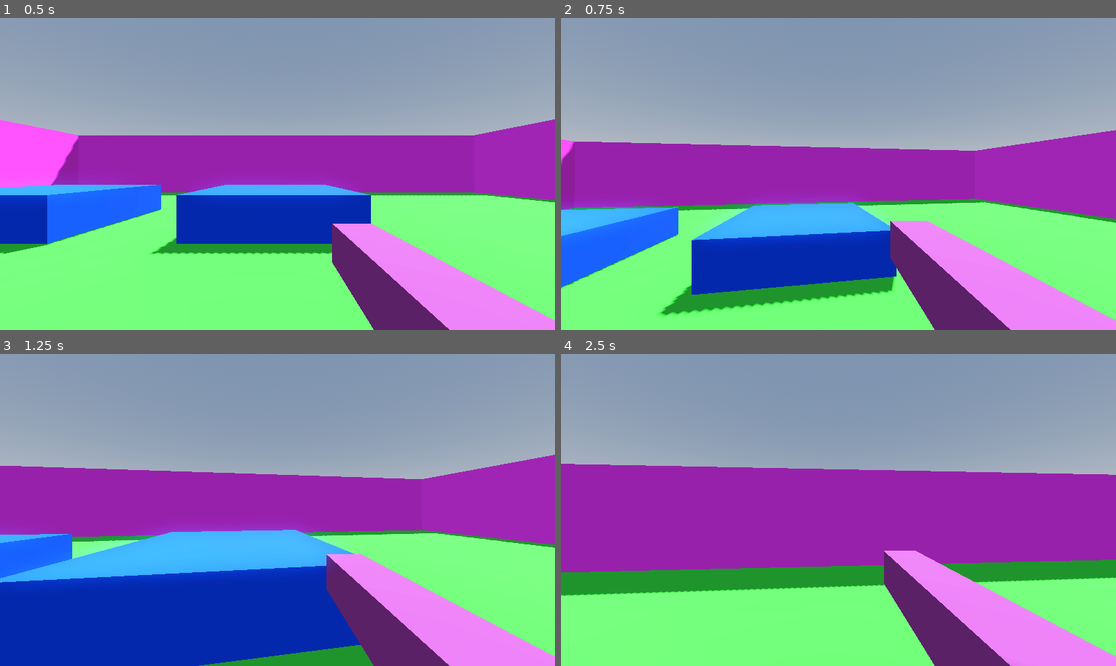
Above: before the commit, frames 1-4 (two rows, left to right).
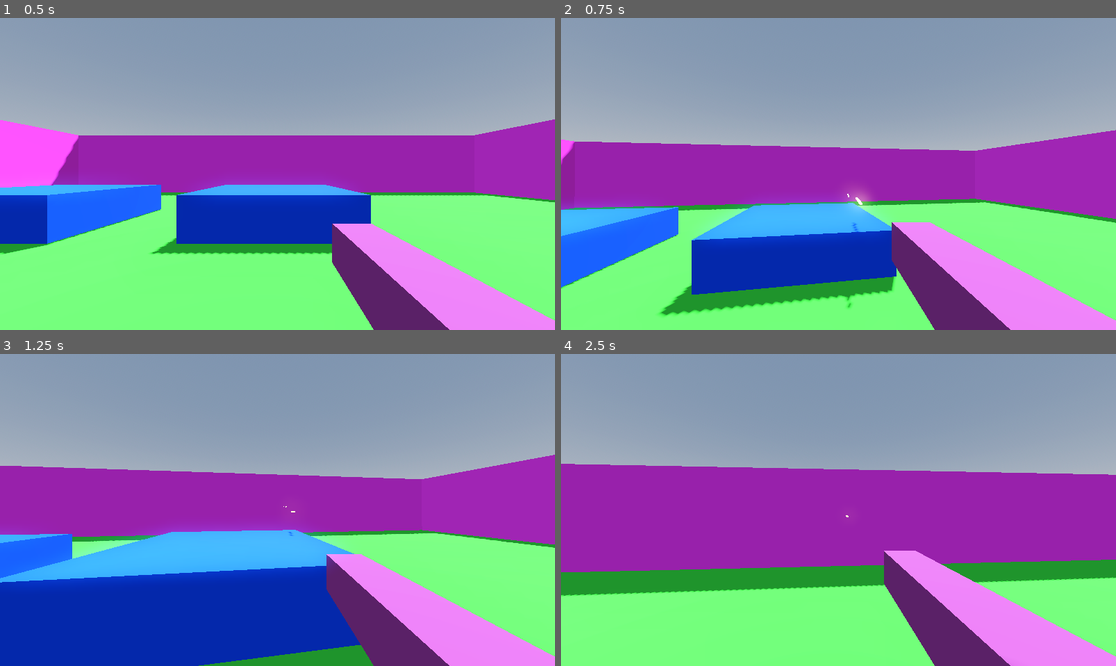
Above: after the commit, the same moments.

Repository: Ayla-McChristie/ProjectRobotCowboy
Game: Godot game, scene res://scenes/world.tscn
Same seed, same stepped clock (60 frames per second), same inputs: the game is played once before the commit and once after it.
Inputs (mouse positions are in pixels of both pictures, inside the frame that each line leads up to):
- Up to frame 1 (0.5 s): no input
- Up to frame 2 (0.75 s): tap Enter (ui_accept) at 0.5 s; move the mouse to (866, 174) at 0.52 s; press the mouse at (866, 174) at 0.53 s; hold W (move_up) from 0.53 s (still down)
- Up to frame 3 (1.25 s): keep holding W (move_up); tap Space (jump) at 0.77 s
- Up to frame 4 (2.5 s): keep holding W (move_up); move the mouse to (810, 510) at 1.27 s; release the mouse at (810, 510) at 1.28 s; click (810, 510) at 1.35 s; tap Space (jump) at 1.52 s; move the mouse to (849, 503) at 2.02 s; hold Shift (sprint) from 2.03 s (still down); click (849, 503) at 2.3 s

Frame 1 is identical in both runs. In frame 2, 0.3% of the frame differs, in the area x 51-67%, y 55-94%; in frame 3, less than 0.1%; in frame 4, less than 0.1%.

Commit message:
adds functional shooting

Diff:
--- a/prefabs/gun.tscn
+++ /dev/null
@@ -1,15 +0,0 @@
-[gd_scene load_steps=3 format=3 uid="uid://bjx8ps4cs681b"]
-
-[sub_resource type="StandardMaterial3D" id="StandardMaterial3D_04jxk"]
-albedo_color = Color(0.588235, 0.235294, 0.568627, 1)
-
-[sub_resource type="BoxMesh" id="BoxMesh_fej0y"]
-size = Vector3(0.25, 0.25, 1)
-
-[node name="Gun" type="Node3D"]
-transform = Transform3D(1, 0, 0, 0, 1, 0, 0, 0, 1, 0.884444, -0.251975, -0.84827)
-
-[node name="MeshInstance3D" type="MeshInstance3D" parent="."]
-material_override = SubResource("StandardMaterial3D_04jxk")
-cast_shadow = 0
-mesh = SubResource("BoxMesh_fej0y")
--- /dev/null
+++ b/scenes/bullet.tscn
@@ -0,0 +1,22 @@
+[gd_scene load_steps=4 format=3 uid="uid://p3qvvw04evkp"]
+
+[ext_resource type="Script" path="res://scripts/bullet.gd" id="1_ohk67"]
+
+[sub_resource type="StandardMaterial3D" id="StandardMaterial3D_1xxgr"]
+albedo_color = Color(1, 1, 0, 1)
+emission_enabled = true
+emission = Color(1, 1, 0.14902, 1)
+emission_energy_multiplier = 5.04
+
+[sub_resource type="BoxMesh" id="BoxMesh_5doif"]
+material = SubResource("StandardMaterial3D_1xxgr")
+size = Vector3(0.05, 0.05, 1)
+
+[node name="Bullet" type="Node3D"]
+script = ExtResource("1_ohk67")
+
+[node name="MeshInstance3D" type="MeshInstance3D" parent="."]
+mesh = SubResource("BoxMesh_5doif")
+
+[node name="RayCast3D" type="RayCast3D" parent="."]
+target_position = Vector3(0, 0, -0.6)
--- /dev/null
+++ b/scenes/gun.tscn
@@ -0,0 +1,61 @@
+[gd_scene load_steps=6 format=3 uid="uid://bjx8ps4cs681b"]
+
+[sub_resource type="StandardMaterial3D" id="StandardMaterial3D_04jxk"]
+albedo_color = Color(0.588235, 0.235294, 0.568627, 1)
+
+[sub_resource type="BoxMesh" id="BoxMesh_fej0y"]
+size = Vector3(0.25, 0.25, 1)
+
+[sub_resource type="Animation" id="Animation_l308m"]
+resource_name = "Shoot"
+length = 0.1
+step = 0.01
+tracks/0/type = "value"
+tracks/0/imported = false
+tracks/0/enabled = true
+tracks/0/path = NodePath("MeshInstance3D:position")
+tracks/0/interp = 1
+tracks/0/loop_wrap = true
+tracks/0/keys = {
+"times": PackedFloat32Array(0, 0.01, 0.1),
+"transitions": PackedFloat32Array(1, 1, 1),
+"update": 0,
+"values": [Vector3(0, 0, 0), Vector3(0, 0, 0.1), Vector3(0, 0, 0)]
+}
+
+[sub_resource type="Animation" id="Animation_pn8nc"]
+length = 0.001
+tracks/0/type = "value"
+tracks/0/imported = false
+tracks/0/enabled = true
+tracks/0/path = NodePath("MeshInstance3D:position")
+tracks/0/interp = 1
+tracks/0/loop_wrap = true
+tracks/0/keys = {
+"times": PackedFloat32Array(0),
+"transitions": PackedFloat32Array(1),
+"update": 0,
+"values": [Vector3(0, 0, 0)]
+}
+
+[sub_resource type="AnimationLibrary" id="AnimationLibrary_oq35h"]
+_data = {
+"RESET": SubResource("Animation_pn8nc"),
+"Shoot": SubResource("Animation_l308m")
+}
+
+[node name="Gun" type="Node3D"]
+
+[node name="MeshInstance3D" type="MeshInstance3D" parent="."]
+material_override = SubResource("StandardMaterial3D_04jxk")
+cast_shadow = 0
+mesh = SubResource("BoxMesh_fej0y")
+
+[node name="RayCast3D" type="RayCast3D" parent="."]
+transform = Transform3D(1, 0, 0, 0, 1, 0, 0, 0, 1, 0, 0, -0.508215)
+target_position = Vector3(0, 0, -1)
+
+[node name="AnimationPlayer" type="AnimationPlayer" parent="."]
+libraries = {
+"": SubResource("AnimationLibrary_oq35h")
+}
--- a/prefabs/player.tscn
+++ b/scenes/player.tscn
@@ -1,7 +1,7 @@
 [gd_scene load_steps=5 format=3 uid="uid://bakj2c6elt2fg"]
 
 [ext_resource type="Script" path="res://scripts/FPScontrols.gd" id="1_r2wyn"]
-[ext_resource type="PackedScene" uid="uid://bjx8ps4cs681b" path="res://prefabs/gun.tscn" id="2_rf2sv"]
+[ext_resource type="PackedScene" uid="uid://bjx8ps4cs681b" path="res://scenes/gun.tscn" id="2_rf2sv"]
 
 [sub_resource type="CapsuleMesh" id="CapsuleMesh_kq1vs"]
 
--- a/scenes/world.tscn
+++ b/scenes/world.tscn
@@ -1,6 +1,6 @@
 [gd_scene load_steps=8 format=3 uid="uid://b3oilb80jo0uu"]
 
-[ext_resource type="PackedScene" uid="uid://bakj2c6elt2fg" path="res://prefabs/player.tscn" id="1_8w5hi"]
+[ext_resource type="PackedScene" uid="uid://bakj2c6elt2fg" path="res://scenes/player.tscn" id="1_8w5hi"]
 
 [sub_resource type="StandardMaterial3D" id="StandardMaterial3D_lbi56"]
 albedo_color = Color(0.215686, 0.760784, 0.196078, 1)
--- a/scripts/FPScontrols.gd
+++ b/scripts/FPScontrols.gd
@@ -1,5 +1,7 @@
 extends CharacterBody3D
-
+#
+#Movement
+#region Movement
 var speed
 const WALK_SPEED = 5.0
 const SPRINT_SPEED = 8.0
@@ -28,9 +30,19 @@
 #misc
 const FALL_GRAVITY = 12
 const JUMP_GRAVITY = 9.8
+#endregion
 
+#Bullets
+var bullet = load("res://scenes/bullet.tscn")
+var instance
+
+#References
+#region References
 @onready var head = $Head
 @onready var camera = $Head/Camera3D
+@onready var gun_anim = $Head/Camera3D/Gun/AnimationPlayer
+@onready var gun_barrel = $Head/Camera3D/Gun/RayCast3D
+#endregion
 
 func  _ready():
 	Input.set_mouse_mode(Input.MOUSE_MODE_CAPTURED)
@@ -107,6 +119,15 @@
 	var target_fov = BASE_FOV + FOV_CHANGE * velocity_clamped
 	camera.fov = lerp(camera.fov, target_fov, delta *8.0)
 
+	#shooting
+	if Input.is_action_pressed("primary_fire"):
+		if !gun_anim.is_playing():
+			gun_anim.play("Shoot")
+			instance = bullet.instantiate()
+			instance.position = gun_barrel.global_position
+			instance.transform.basis = gun_barrel.global_transform.basis
+			get_parent().add_child(instance)
+
 	move_and_slide()
 
 func _headbob(time) -> Vector3:
--- /dev/null
+++ b/scripts/bullet.gd
@@ -0,0 +1,14 @@
+extends Node3D
+
+const SPEED = 40.00
+@onready var mesh =  $MeshInstance3D
+@onready var ray = $RayCast3D
+
+# Called when the node enters the scene tree for the first time.
+func _ready() -> void:
+	pass # Replace with function body.
+
+
+# Called every frame. 'delta' is the elapsed time since the previous frame.
+func _process(delta: float) -> void:
+	position += transform.basis * Vector3(0,0, -SPEED) * delta
--- /dev/null
+++ b/scripts/gun_cylinder.gd
@@ -0,0 +1,35 @@
+extends Node
+
+const MAXAMMO = 6
+
+enum BulletType {
+	Normal,
+	Richochet,
+	Recoil,
+	Power,
+	Oil,
+	Spark
+}
+
+var cylinder: Array[BulletType]
+
+
+func LoadAmmo(bullet) -> void:
+	if cylinder.size() < 6:
+		cylinder.push_back(bullet)
+	else:
+		print_debug("Cylinder full")
+
+func Fire() -> void:
+	if cylinder.size() > 0:
+		#TODO move the firing code to this method
+		return cylinder.pop_front()
+
+# Called when the node enters the scene tree for the first time.
+func _ready() -> void:
+	pass # Replace with function body.
+
+
+# Called every frame. 'delta' is the elapsed time since the previous frame.
+func _process(delta: float) -> void:
+	pass
